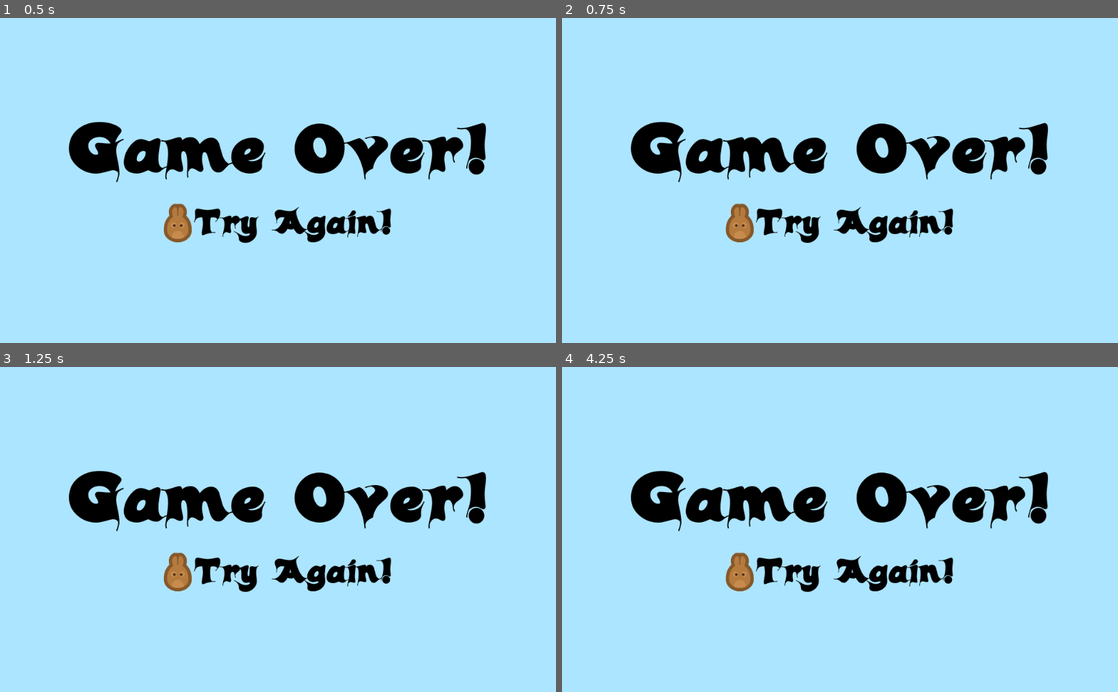
Above: before the commit, frames 1-4 (two rows, left to right).
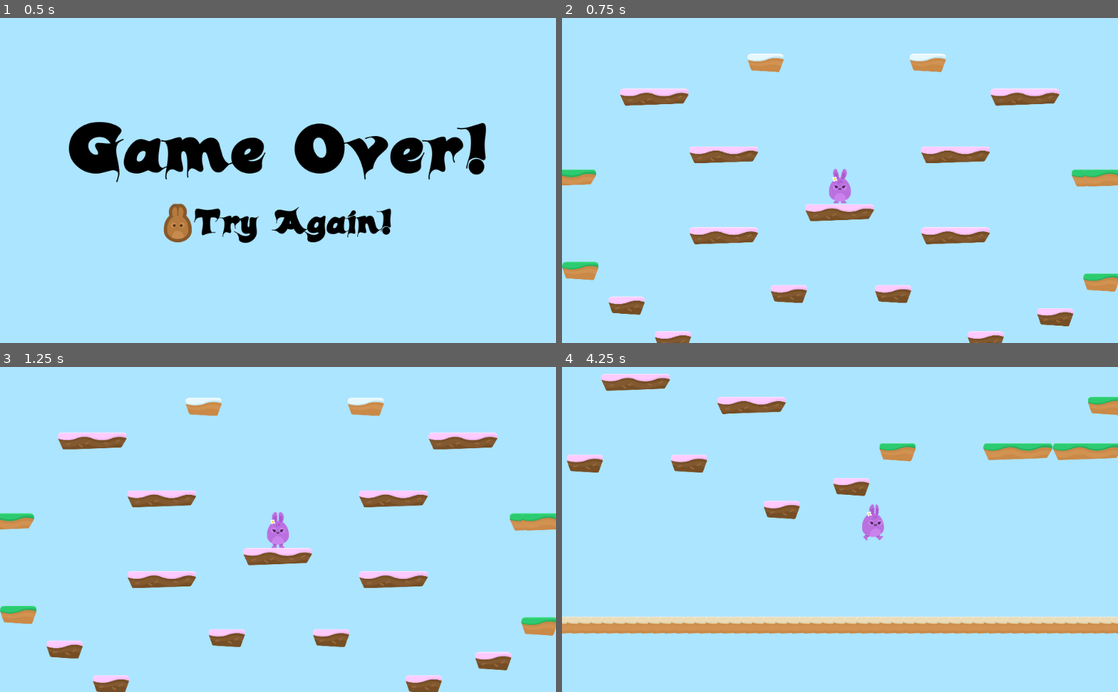
Above: after the commit, the same moments.

Repository: alexandrepeluchi/godot-udemy
Game: Godot game, scene res://Levels/GameOver.tscn
Same seed, same stepped clock (60 frames per second), same inputs: the game is played once before the commit and once after it. This scene is started directly instead of the project's main scene.
Inputs (mouse positions are in pixels of both pictures, inside the frame that each line leads up to):
- Up to frame 1 (0.5 s): no input
- Up to frame 2 (0.75 s): click (739, 226) at 0.5 s
- Up to frame 3 (1.25 s): no input
- Up to frame 4 (4.25 s): click (739, 575) at 1.27 s; click (739, 575) at 2.02 s; hold D (right) from 2.78 s (still down); tap W (jump) at 3.02, 3.77 s

Frame 1 is identical in both runs. In frame 2, 15% of the frame differs, in the area x 0-100%, y 10-100%; in frame 3, 15%; in frame 4, 18%, in the area x 0-100%, y 2-83%.

Commit message:
Sinal para carregar scene 'Level1' quando botão 'Try Again' for pressionado

Diff:
--- a/Hoppy Days/Levels/GameOver.gd
+++ b/Hoppy Days/Levels/GameOver.gd
@@ -1 +1,4 @@
 extends Control
+
+func _on_RestartButton_pressed():
+	get_tree().change_scene("res://Levels/Level1.tscn")
--- a/Hoppy Days/Levels/GameOver.tscn
+++ b/Hoppy Days/Levels/GameOver.tscn
@@ -68,3 +68,4 @@
 custom_fonts/font = SubResource( 2 )
 custom_colors/font_color = Color( 0, 0, 0, 1 )
 text = "Try Again!"
+[connection signal="pressed" from="CenterContainer/VBoxContainer/HBoxContainer/RestartButton" to="." method="_on_RestartButton_pressed"]
